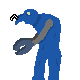
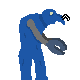
Two versions of the same layered image (80 × 80). Layer-by-layer changes:
painted on "Слой 1" over [10, 9, 70, 80]
